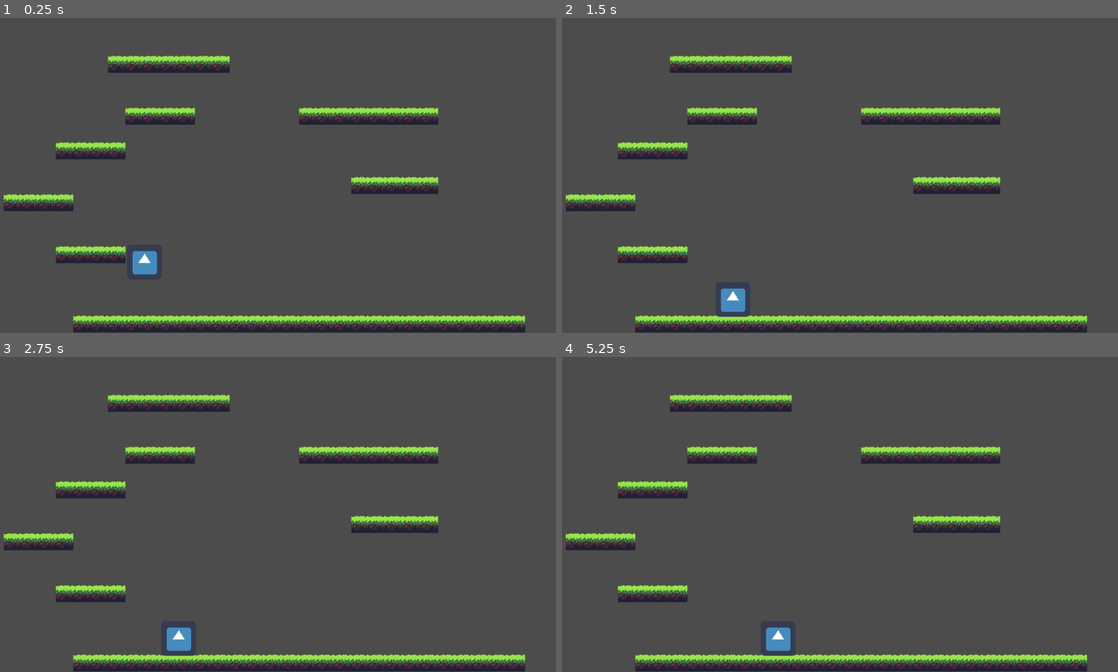
Above: before the commit, frames 1-4 (two rows, left to right).
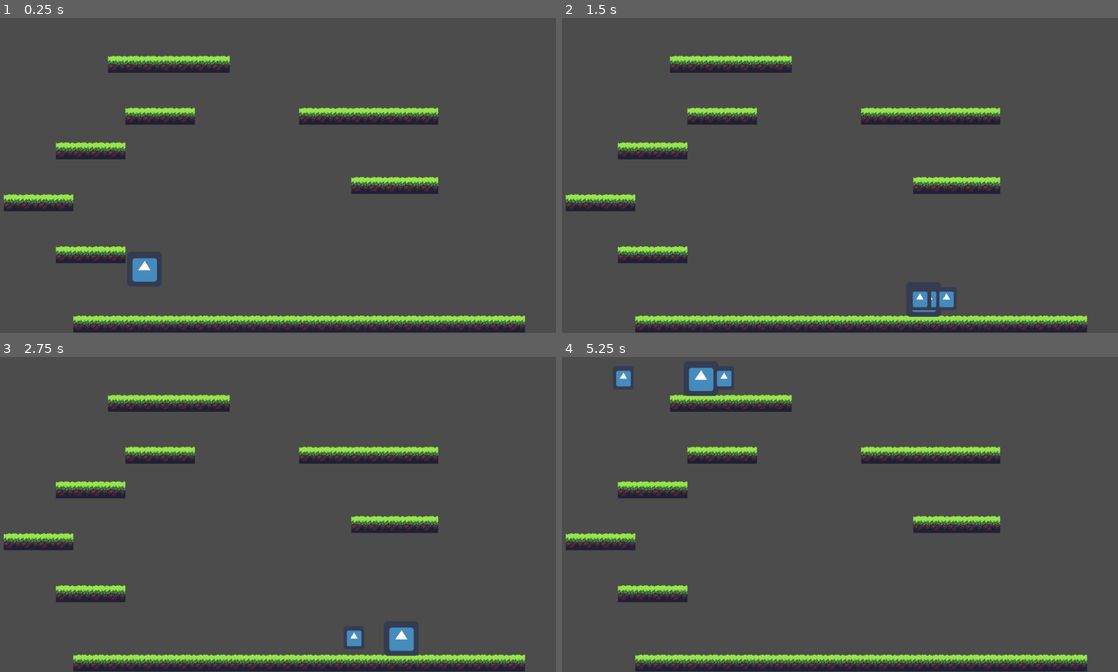
Above: after the commit, the same moments.

Repository: digitaltdesignlyngby/GodotPlatformer
Game: Godot game, scene res://Level1.tscn
Two runs of this game, one before a commit and one after it. Both use one fixed random seed, a clock stepped at 60 frames per second and the inputs below. The engine's default icon, where the game draws it, is replaced by a stand-in: a white triangle on a blue panel in a dark square.
Inputs:
- Up to frame 1 (0.25 s): no input
- Up to frame 2 (1.5 s): tap Enter (ui_accept) at 0.5, 0.6, 0.77, 1.07, 1.35 s; hold Right (ui_right) from 0.53 s (still down)
- Up to frame 3 (2.75 s): tap Enter (ui_accept) at 1.52, 1.82, 2.1 s; release Right (ui_right) at 2.03 s; hold Left (ui_left) from 2.03 s (still down)
- Up to frame 4 (5.25 s): release Left (ui_left) at 2.78 s; hold Right (ui_right) 2.78-4.28 s; tap Enter (ui_accept) at 2.85, 3.02, 3.32, 3.6, 3.77, 4.07, 4.35, 4.52, 4.82, 5.1 s; hold Left (ui_left) 4.28-5.03 s; hold Right (ui_right) from 5.03 s (still down)

The runs differ from the first frame. In frame 1, 0.3% of the frame differs, in the area x 23-29%, y 73-84%; in frame 2, 0.7%; in frame 3, 0.8%; in frame 4, 1.0%, in the area x 9-42%, y 3-95%.

Commit message:
Bullets
1.) Tilføjer ny Area2D node - der består af en sprite node og en collision2D node
2.) Laver TilesMap til group: "MapGroup" og laver Player til group : "PlayerGroup"
3.) Tilføjer script til Bullet med signal på collsion der opfanges af den selv og laver "queue_free" på begge objekter hvis de ikke er i group map eller player
4.) Ændrer script på player så den kan lave instanser af Bullet, der positioneres samme sted som Player med tilføjes til parent som er Level1...

Diff:
--- /dev/null
+++ b/Bullet.gd
@@ -0,0 +1,24 @@
+extends Area2D
+
+var speed = 500
+#var velocity = Vector2()
+
+func _physics_process(delta):
+	#velocity.x = speed*delta
+	#velocity = move_and_slide(velocity, Vector2.UP)
+	position.x += speed*delta #transform.x * speed * delta
+	#velocity = move_and_slide(velocity, Vector2.UP)
+"""
+func _on_Bullet_body_entered(body):
+	if body.is_in_group("mobs"):
+		body.queue_free()
+	queue_free()
+"""
+
+
+func _on_Bullet_body_entered(body):
+	if !body.is_in_group("PlayerGroup") && !body.is_in_group("MapGroup"):
+		body.queue_free()
+		queue_free()
+	print("OMG A HIT!")
+	pass # Replace with function body.
--- /dev/null
+++ b/Bullet.tscn
@@ -0,0 +1,21 @@
+[gd_scene load_steps=4 format=2]
+
+[ext_resource path="res://icon.png" type="Texture" id=1]
+[ext_resource path="res://Bullet.gd" type="Script" id=2]
+
+[sub_resource type="RectangleShape2D" id=1]
+extents = Vector2( 17, 20.5 )
+
+[node name="Bullet" type="Area2D"]
+script = ExtResource( 2 )
+
+[node name="Sprite" type="Sprite" parent="."]
+position = Vector2( 1, -1 )
+scale = Vector2( 0.59375, 0.671875 )
+texture = ExtResource( 1 )
+
+[node name="CollisionShape2D" type="CollisionShape2D" parent="."]
+position = Vector2( 1, -0.5 )
+shape = SubResource( 1 )
+
+[connection signal="body_entered" from="." to="." method="_on_Bullet_body_entered"]
--- a/Level1.tscn
+++ b/Level1.tscn
@@ -141,7 +141,7 @@
 
 [node name="Level1" type="Node2D"]
 
-[node name="TileMap" type="TileMap" parent="."]
+[node name="TileMap" type="TileMap" parent="." groups=["MapGroup"]]
 position = Vector2( 54, 196 )
 tile_set = SubResource( 1 )
 cell_size = Vector2( 32, 32 )
--- a/Player.tscn
+++ b/Player.tscn
@@ -6,7 +6,7 @@
 [sub_resource type="RectangleShape2D" id=1]
 extents = Vector2( 31, 29.5 )
 
-[node name="Player" type="KinematicBody2D"]
+[node name="Player" type="KinematicBody2D" groups=["PlayerGroup"]]
 script = ExtResource( 1 )
 
 [node name="Sprite" type="Sprite" parent="."]
--- a/PlayerScript.gd
+++ b/PlayerScript.gd
@@ -1,10 +1,15 @@
 extends KinematicBody2D
 
-var speed : int = 400
-var jump_speed : int = 300
-var gravity : int = 200
+var speed : int = 50
+var jump_speed : int = 500
+var gravity : int = 600
 var velocity = Vector2()
 var acceleration = Vector2()
+
+var directionLeft = true #Dette er kun for kunne se hvilken retning vi skal skyde
+var bullet = preload("res://Bullet.tscn")
+var level1 = load("res://Level1.tscn")
+
 
 #This is a fuction for player movement
 func get_input(delta):
@@ -13,14 +18,25 @@
 
 	#This is for the player to move right
 	if Input.is_action_pressed("ui_right") && is_on_floor():
-		velocity.x += 10
+		velocity.x += speed
+		directionLeft = false
 	#This is for the player to move left
 	if Input.is_action_pressed("ui_left") && is_on_floor():
-		velocity.x -= 10
+		velocity.x -= speed
+		directionLeft = true
 	#This is for the player to jump
 	if Input.is_action_just_pressed("ui_up") && is_on_floor():
 		#Checks to see if player is on the ground or not
 			velocity.y -=jump_speed
+	if Input.is_action_just_pressed("ui_accept"):
+			var b = bullet.instance(PackedScene.GEN_EDIT_STATE_MAIN)
+			b.position.x = position.x
+			b.position.y = position.y
+			if directionLeft : b.speed *= -1
+			get_parent().add_child(b)
+			#add_child(b)
+			#level1.add_child(b)
+			#velocity.y -=jump_speed
 
 
 	# gravity
@@ -33,7 +49,7 @@
 	if position.y > 400:
 		position.y= -400
 		position.x = 200
-		print("game over")
+		#print("game over")
 
 	pass
 
Not shown, changed: .mono/metadata/ide_messaging_meta.txt
